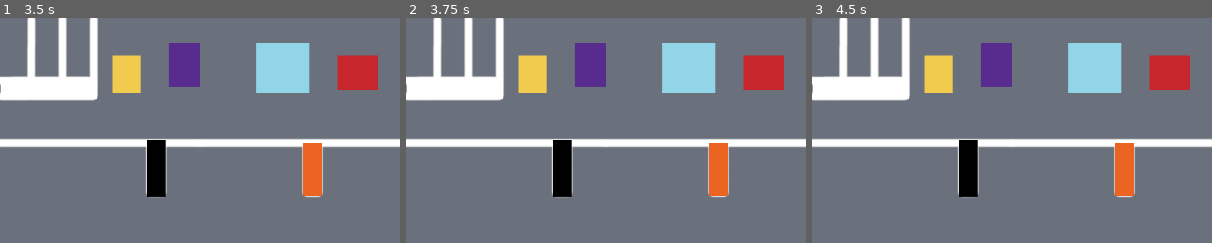
Above: before the commit, frames 1-3 (left to right).
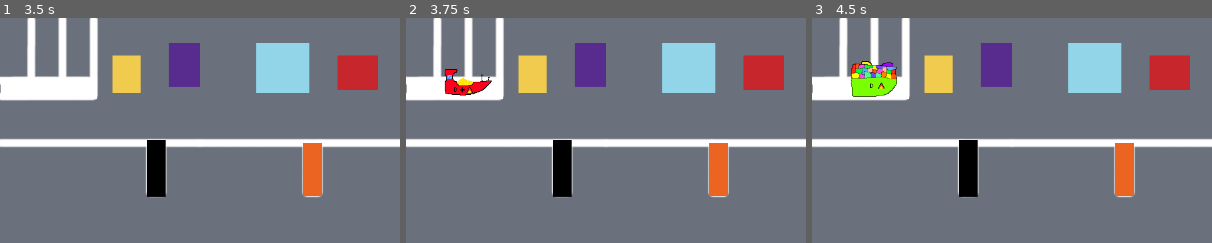
Above: after the commit, the same moments.

Repository: gitond/Gmtk-2021-Ortutay-Weck
Game: Godot game, scene res://game_view.tscn
Same seed, same stepped clock (60 frames per second), same inputs: the game is played once before the commit and once after it. This scene is started directly instead of the project's main scene.
Inputs (mouse positions are % of the whole screen's width and height, from its top left):
- Up to frame 1 (3.5 s): tap Enter at 0.5, 2 s; move the mouse to (72, 45) at 0.52 s; click (72, 45) at 0.67 s; tap Space at 1.25, 2.75 s; move the mouse to (30, 55) at 1.27 s; click (30, 55) at 1.42 s; move the mouse to (60, 28) at 2.02 s; click (60, 28) at 2.17 s; move the mouse to (45, 70) at 2.77 s; click (45, 70) at 2.92 s
- Up to frame 2 (3.75 s): tap Enter at 3.5 s; move the mouse to (80, 65) at 3.52 s; click (80, 65) at 3.67 s
- Up to frame 3 (4.5 s): tap Space at 4.25 s; move the mouse to (20, 35) at 4.27 s; click (20, 35) at 4.42 s
The pictures show only the part of the screen within x 0-50%, y 0-50%; the shares and areas given below are measured in that part.

Frame 1 is identical in both runs. In frame 2, 0.8% of the frame differs, in the area x 9-22%, y 22-35%; in frame 3, 1.6%, in the area x 9-22%, y 19-36%.

Commit message:
sprites of ships plus random generation

Diff:
--- a/game_view.gd
+++ b/game_view.gd
@@ -6,13 +6,17 @@
 # InpValues member format: [smallerCoordinate,biggerCoordinate,id]
 var InpValuesX = [[1,155,"INP_ID_1"],[235,265,"INP_ID_2"],[180,225,"INP_ID_3"],[270,320,"INP_ID_4"],[485,515,"INP_ID_5" …(382 unchanged characters)…
 var InpValuesY = [[95,130,"INP_ID_1"],[195,285,"INP_ID_2"],[60,120,"INP_ID_3"],[40,110,"INP_ID_4"],[200,285,"INP_ID_5"] …(365 unchanged characters)…
-
+var folders = ["cargo", "grain", "passenger"]
+var ships = ["E", "D", "G", "EPlus", "GPlus", "DPlus", "EFire", "GFire", "DFire", "EPlusFire", "GPlusFire", "DPlusFire"]
 var possibleValidInputIdsX = []
 var possibleValidInputIdsY = []
+var rng = RandomNumberGenerator.new()
 
 
 # Called when the node enters the scene tree for the first time.
-#func _ready():
+func _ready():
+	get_node("Ship01").set_texture(preload("res://assets/temporary/game_view/invpix.png"))
+	get_node("Ship01").global_position = Vector2(100, 100)
 #	pass # Replace with function body.
 
 
@@ -37,6 +41,12 @@
 				for i in possibleValidInputIdsX:
 					if i in possibleValidInputIdsY:
 						action(i)
+func randShip():
+	var r1 = rng.randi_range(0, 2)
+	var r2 = rng.randi_range(0, 11)
+	return "res://assets/temporary/game_view/" + folders[r1] + "/" + ships[r2] + ".png"
 
 func action(inpId):
-	print(inpId)
+	var str1 = randShip()
+	print(typeof(str1))
+	get_node("Ship01").set_texture(load(str1))
--- a/game_view.tscn
+++ b/game_view.tscn
@@ -13,3 +13,5 @@
 __meta__ = {
 "_edit_use_anchors_": false
 }
+
+[node name="Ship01" type="Sprite" parent="."]
--- /dev/null
+++ b/scripts/default_env.tres
@@ -0,0 +1,7 @@
+[gd_resource type="Environment" load_steps=2 format=2]
+
+[sub_resource type="ProceduralSky" id=1]
+
+[resource]
+background_mode = 2
+background_sky = SubResource( 1 )
Binary file added: assets/temporary/game_view/D.png
Not shown, added: assets/temporary/game_view/D.png.import
Binary file added: assets/temporary/game_view/E.png
Not shown, added: assets/temporary/game_view/E.png.import
Binary file added: assets/temporary/game_view/Fire.png
Not shown, added: assets/temporary/game_view/Fire.png.import
Binary file added: assets/temporary/game_view/G.png
Not shown, added: assets/temporary/game_view/G.png.import
Binary file added: assets/temporary/game_view/Plus.png
Not shown, added: assets/temporary/game_view/Plus.png.import
Binary file added: assets/temporary/game_view/cargo/D.png
Not shown, added: assets/temporary/game_view/cargo/D.png.import
(and 74 more such lines)
